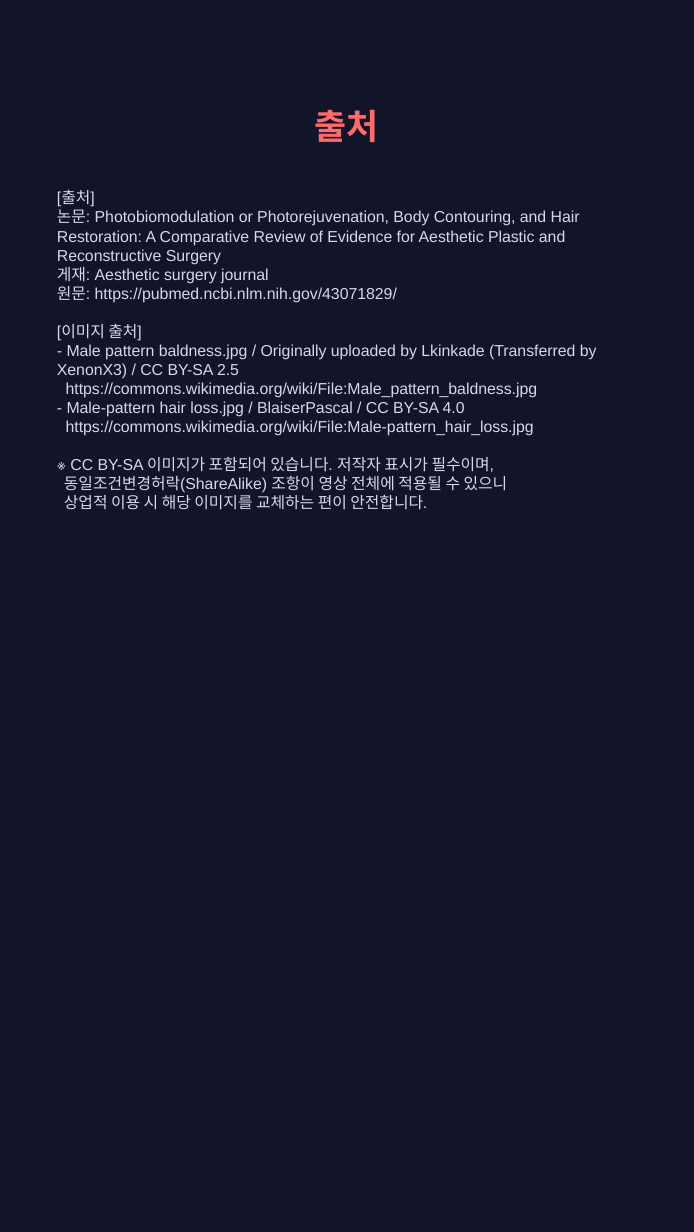
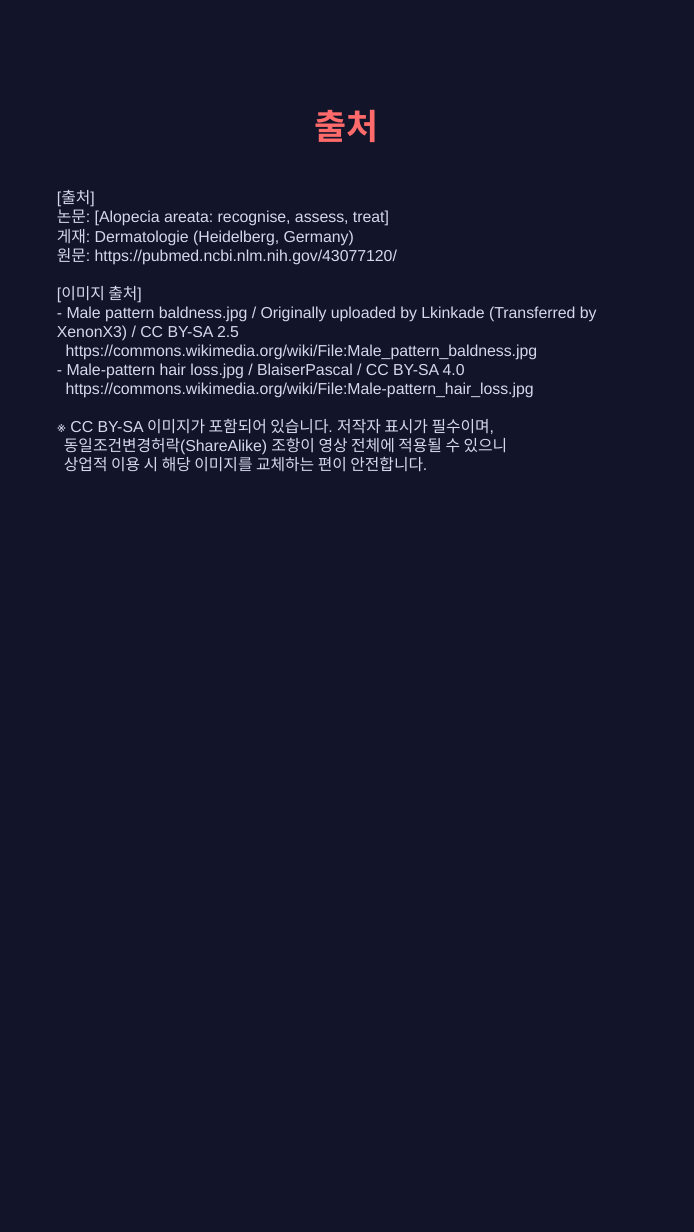
Before and after one commit to hyokang2010-BJ-ANTH/product-builder-test, a slide deck: slide 8 of pwa/data/latest/slides.pptx (slide 10 before the commit). Drawn at 694x1232 pixels with LibreOffice and Linux fonts; fonts in the diff are those of the drawing. Boxes give left, top, right and bottom in pixels: in the first picture for what was removed or moved away, otherwise in the second. Text is boxed around its words. In the diff, an @@ line names an element or a change of style, - is before the commit and + after.

```diff
--- a/pwa/data/latest/slides.pptx
+++ b/pwa/data/latest/slides.pptx
@@ text at <box>57,191,597,472</box>: text changed @@
-[출처]
-논문: Photobiomodulation or Photorejuvenation, Body Contouring, and Hair Restoration: A Comparative Review of Evidence for Aesthetic Plastic and Reconstructive Surgery
-게재: Aesthetic surgery journal
-원문: https://pubmed.ncbi.nlm.nih.gov/43071829/
-[이미지 출처]
-- Male pattern baldness.jpg / Originally uploaded by Lkinkade (Transferred by XenonX3) / CC BY-SA 2.5
-https://commons.wikimedia.org/wiki/File:Male_pattern_baldness.jpg
-- Male-pattern hair loss.jpg / BlaiserPascal / CC BY-SA 4.0
-https://commons.wikimedia.org/wiki/File:Male-pattern_hair_loss.jpg
-※ CC BY-SA 이미지가 포함되어 있습니다. 저작자 표시가 필수이며,
-동일조건변경허락(ShareAlike) 조항이 영상 전체에 적용될 수 있으니
-상업적 이용 시 해당 이미지를 교체하는 편이 안전합니다.
+[출처]
+논문: [Alopecia areata: recognise, assess, treat]
+게재: Dermatologie (Heidelberg, Germany)
+원문: https://pubmed.ncbi.nlm.nih.gov/43077120/
+[이미지 출처]
+- Male pattern baldness.jpg / Originally uploaded by Lkinkade (Transferred by XenonX3) / CC BY-SA 2.5
+https://commons.wikimedia.org/wiki/File:Male_pattern_baldness.jpg
+- Male-pattern hair loss.jpg / BlaiserPascal / CC BY-SA 4.0
+https://commons.wikimedia.org/wiki/File:Male-pattern_hair_loss.jpg
+※ CC BY-SA 이미지가 포함되어 있습니다. 저작자 표시가 필수이며,
+동일조건변경허락(ShareAlike) 조항이 영상 전체에 적용될 수 있으니
+상업적 이용 시 해당 이미지를 교체하는 편이 안전합니다.
```
Also in this commit, not shown: 1 other slide changed, 4 slides added, 6 slides removed, 26 other files.
